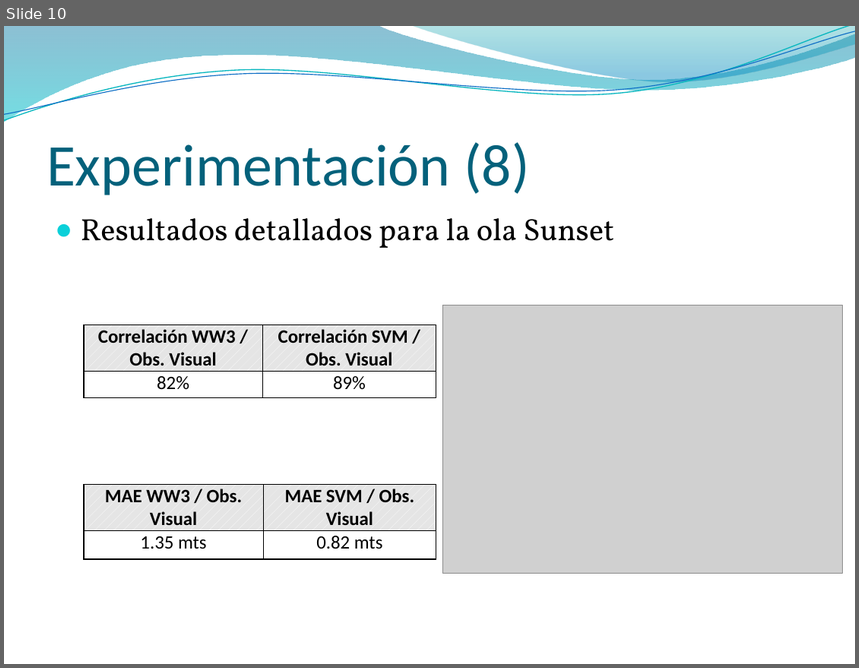
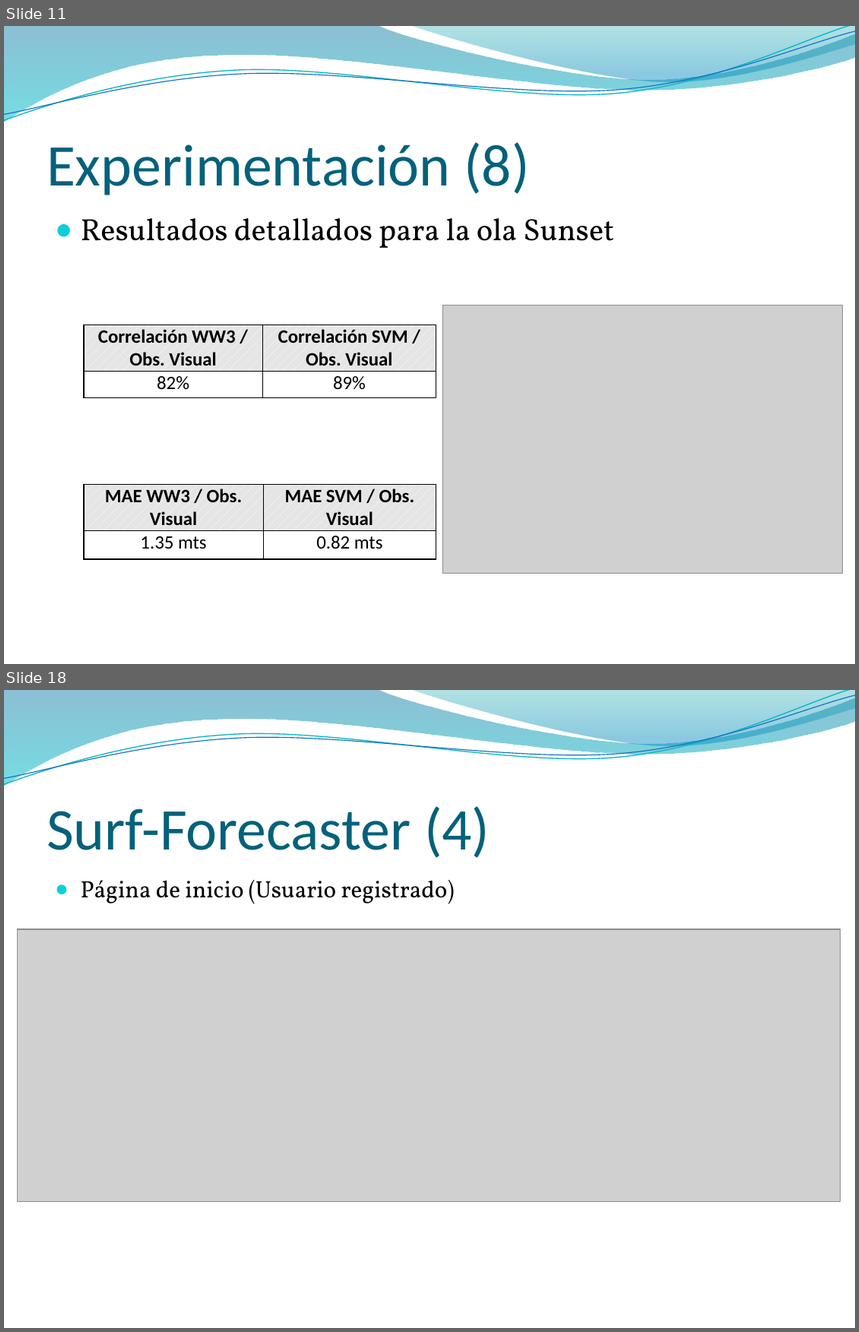
Before and after one commit to jaffadog/neuralito, a slide deck: neuralito/ArfGen/docs/Entregas/Informe Final/presentacion/maxi.pptx. Shown one above the other, each under a label of ours: slide 10 before the commit, slides 11 and 18 after it; the slides between them are not shown. The pictures are 859x668 and 859x1332 pixels, drawn with LibreOffice and Linux fonts; fonts in the diff are those of the drawing; grey boxes stand for pictures; background and template pictures are left out. Boxes give left, top, right and bottom in pixels: in the first picture for what was removed or moved away, otherwise in the second. Text is boxed around its words. In the diff, an @@ line names an element or a change of style, - is before the commit and + after.

```diff
--- a/neuralito/ArfGen/docs/Entregas/Informe Final/presentacion/maxi.pptx
+++ b/neuralito/ArfGen/docs/Entregas/Informe Final/presentacion/maxi.pptx
@@ slide 18 added at box(4, 690, 855, 1328), background picture (left out); not listed: 4 template elements that a slide beside it also shows @@
@@ title added at box(47, 806, 490, 858), 50 pt, text #04617B @@
+Surf-Forecaster (4)
@@ text added at box(81, 880, 455, 904), 20 pt, text #000000 @@
+● Página de inicio (Usuario registrado)
@@ picture added at box(18, 929, 841, 1201) @@
@@ what was slide 10 is now slide 11 @@
```
Also in this commit, not shown: 1 slide changed, 13 other slides added.
